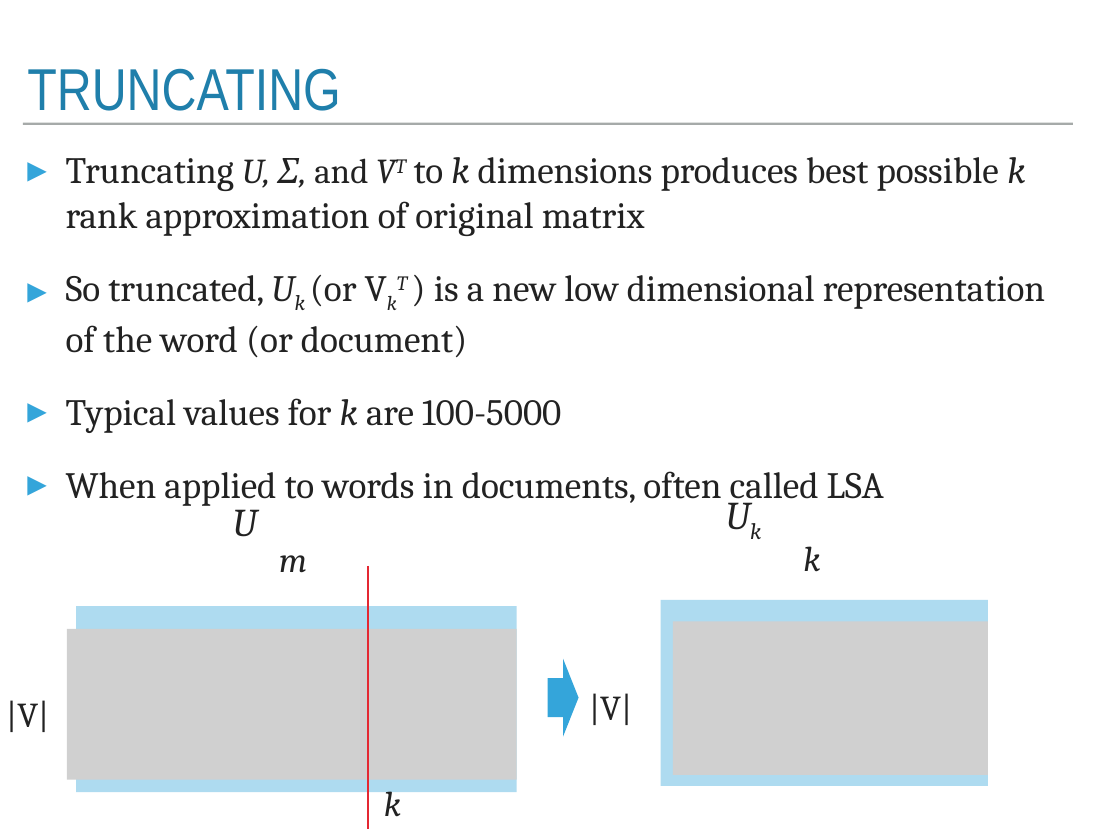
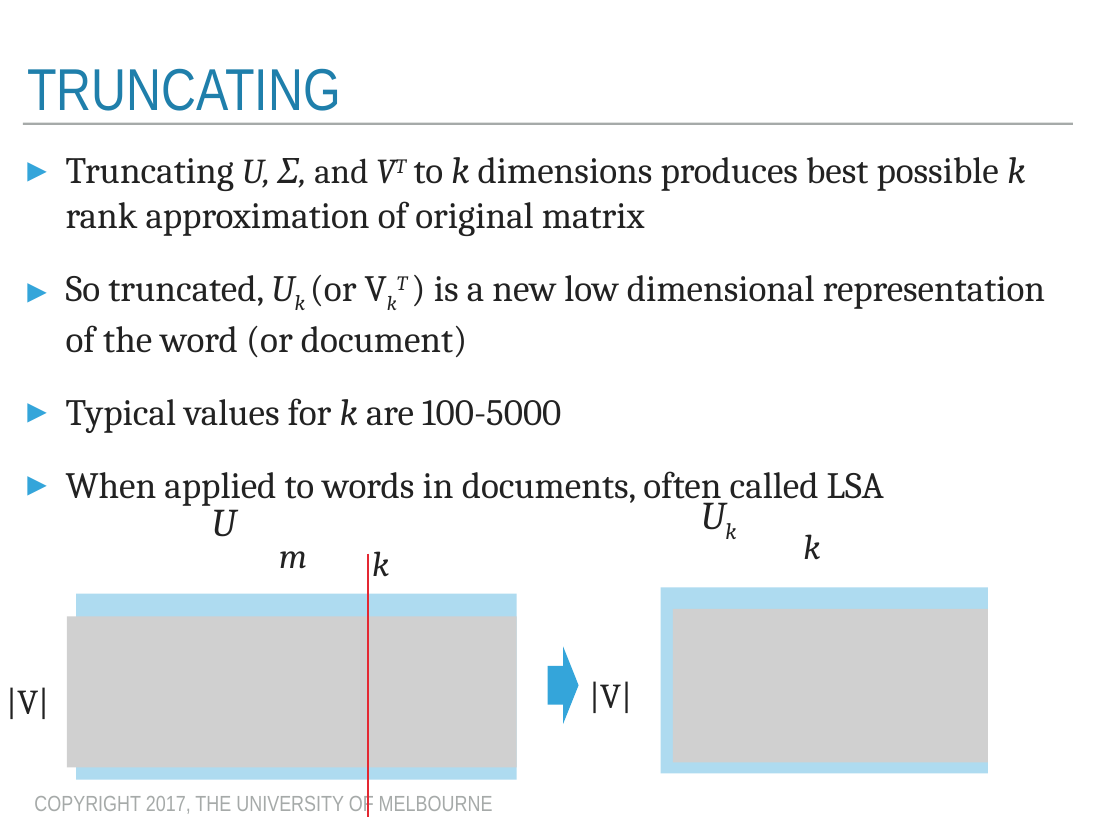
Before and after one commit to trevorcohn/comp90042, a slide deck: slide 16 of slides/WSTA_L9_distributional_semantics.pptx. Drawn at 1120x840 pixels with LibreOffice and Linux fonts; fonts in the diff are those of the drawing; grey boxes stand for pictures. Boxes give left, top, right and bottom in pixels: in the first picture for what was removed or moved away, otherwise in the second. Text is boxed around its words. In the diff, an @@ line names an element or a change of style, - is before the commit and + after.

```diff
--- a/slides/WSTA_L9_distributional_semantics.pptx
+++ b/slides/WSTA_L9_distributional_semantics.pptx
@@ text "Uk": place and size @@
-text "Uk" at bbox=[721, 476, 867, 558]
+text "Uk" at bbox=[696, 476, 842, 558]
@@ text "U": place and size @@
-text "U" at bbox=[233, 509, 258, 537]
+text "U" at bbox=[212, 509, 237, 537]
@@ text "m": place and size @@
-text "m" at bbox=[279, 555, 307, 573]
+text "m" at bbox=[279, 551, 307, 569]
@@ text "k" rewrapped from bbox=[384, 784, 401, 817] to bbox=[372, 551, 389, 576] @@
@@ 3 texts, 2 pictures, 2 rectangles, 1 right arrow, 1 line: place and size @@
-3 texts, 2 pictures, 2 rectangles, 1 right arrow, 1 line at bbox=[6, 546, 988, 829]
+3 texts, 2 pictures, 2 rectangles, 1 right arrow, 1 line at bbox=[6, 534, 988, 817]
@@ text added at bbox=[34, 793, 493, 816], 20 pt, text #A6AAA9 @@
+COPYRIGHT 2017, THE UNIVERSITY OF MELBOURNE
```
Also in this commit, not shown: 22 other slides changed, 7 other files.
